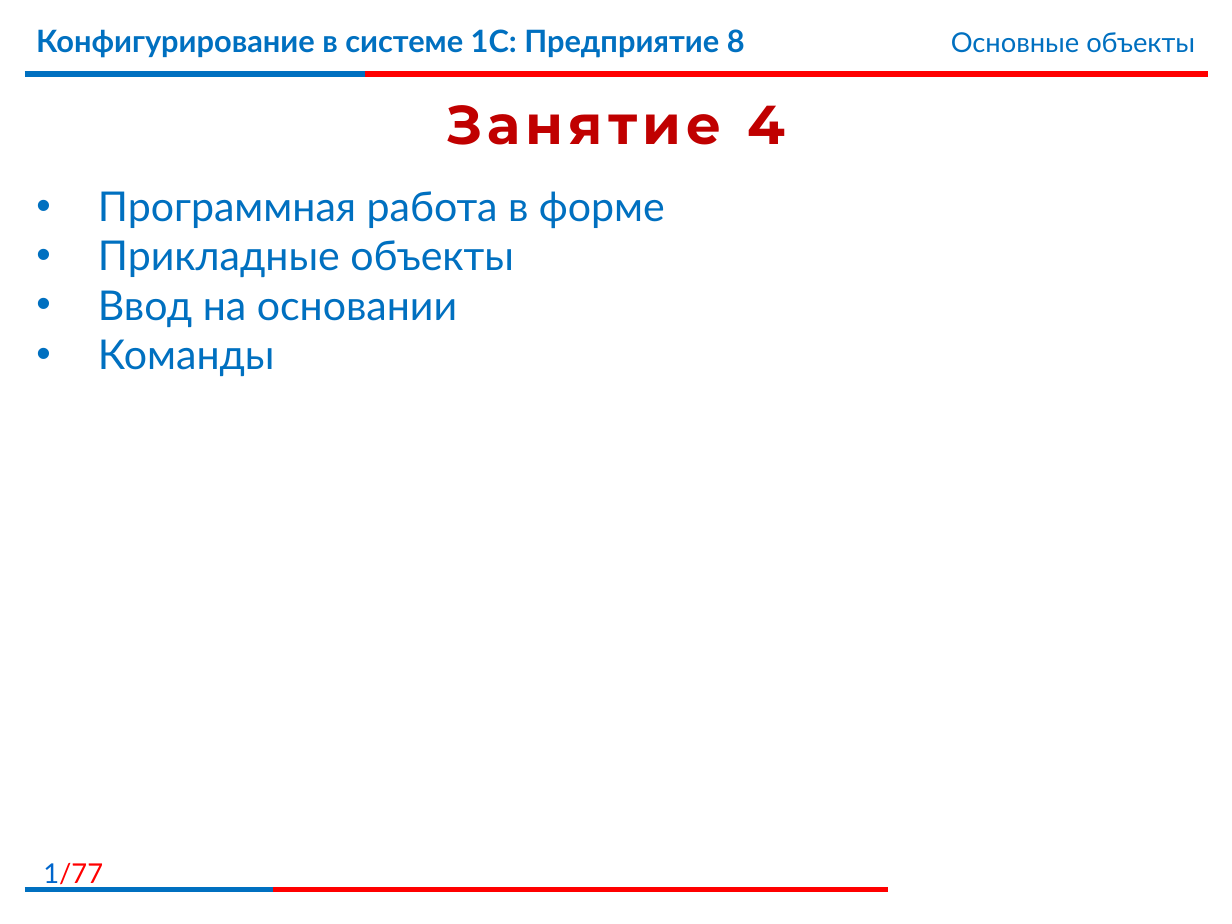
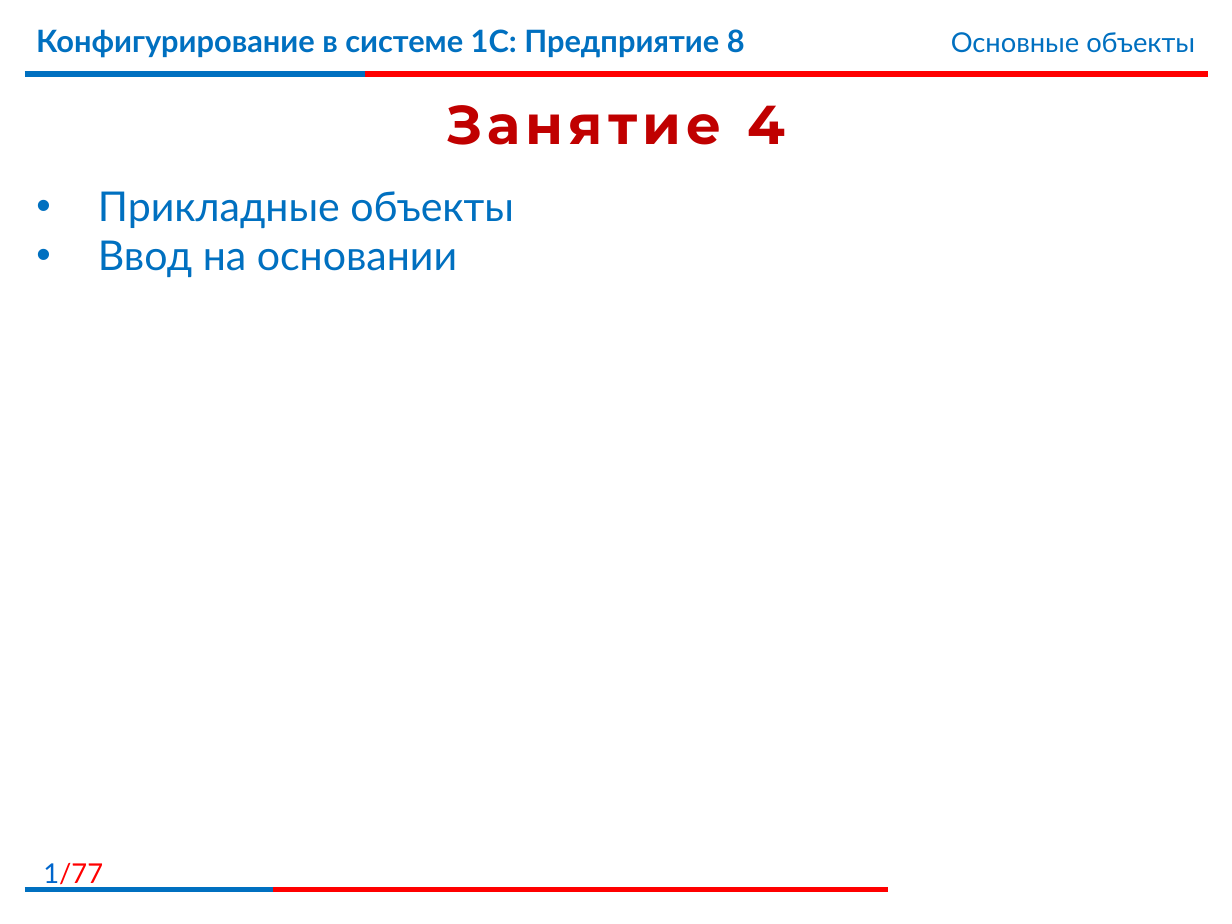
Before and after one commit to bestteacher-1c/documents_compl_kurs, a slide deck: slide 1 of Занятие_04/Иллюстрации4.pptx. Drawn at 1232x924 pixels with LibreOffice and Linux fonts; fonts in the diff are those of the drawing; background and template pictures are left out. Boxes give left, top, right and bottom in pixels: in the first picture for what was removed or moved away, otherwise in the second. Text is boxed around its words. In the diff, an @@ line names an element or a change of style, - is before the commit and + after.

```diff
--- a/Занятие_04/Иллюстрации4.pptx
+++ b/Занятие_04/Иллюстрации4.pptx
@@ subtitle at (x1=98, y1=191, x2=665, y2=229): paragraph removed @@
-• Программная работа в форме
@@ subtitle at (x1=98, y1=339, x2=275, y2=377): paragraph removed @@
-• Команды
```
Also in this commit, not shown: 21 other slides changed, 16 slides added, 31 slides removed, 28 other files.
